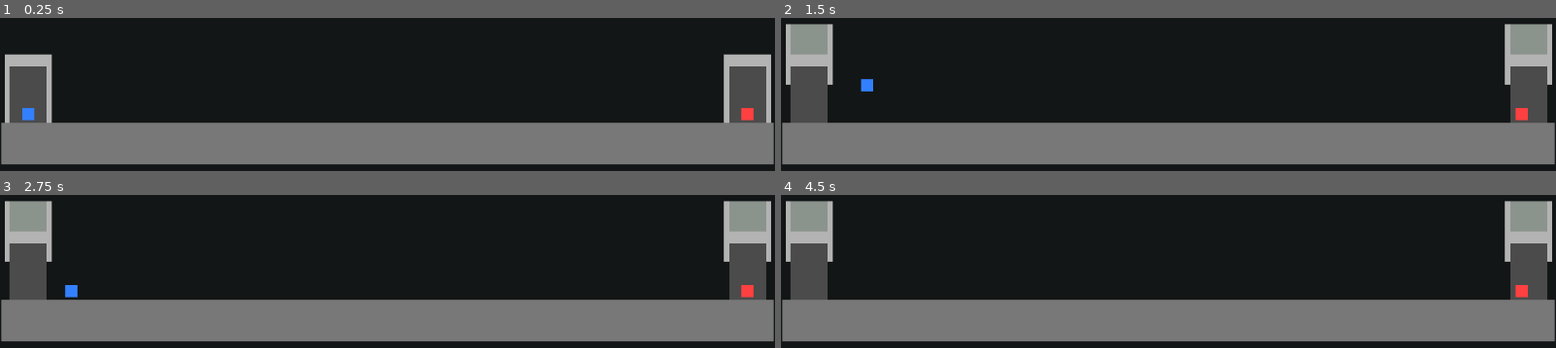
Above: before the commit, frames 1-4 (two rows, left to right).
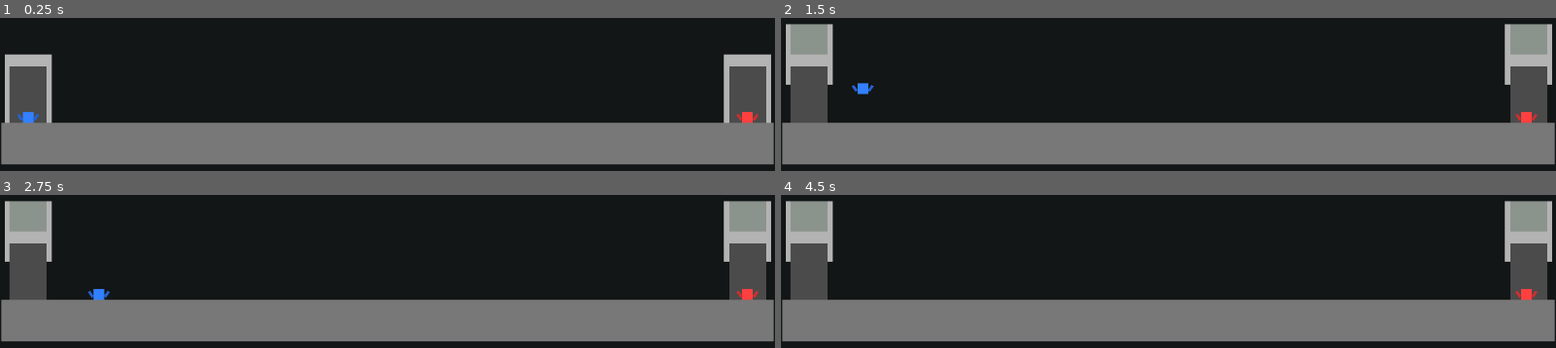
Above: after the commit, the same moments.

Repository: NikS-afk47/Team-Beta-Final-Game
Game: Godot game, scene res://main.tscn
Same seed, same stepped clock (60 frames per second), same inputs: the game is played once before the commit and once after it.
Inputs:
- Up to frame 1 (0.25 s): no input
- Up to frame 2 (1.5 s): tap Enter (ui_accept) at 0.5, 0.6 s; hold D (p1_right) from 0.53 s (still down); tap W (p1_jump) at 0.77 s; tap Left (p2_left) at 1.35 s
- Up to frame 3 (2.75 s): tap W (p1_jump) at 1.52 s; tap Enter (ui_accept) at 1.55, 2.3 s; release D (p1_right) at 2.03 s; hold A (p1_left) from 2.03 s (still down); tap Right (p2_right) at 2.1 s
- Up to frame 4 (4.5 s): tap Enter (ui_accept) at 2.85, 3.6, 4.25 s; tap W (p1_jump) at 3.02, 3.77 s; release A (p1_left) at 4.28 s; hold D (p1_right) from 4.28 s (still down); tap Left (p2_left) at 4.35 s

The runs differ from the first frame. In frame 1, 0.3% of the frame differs, in the area x 2-98%, y 58-69%; in frame 2, 0.3%; in frame 3, 0.4%, in the area x 8-98%, y 58-69%; in frame 4, 0.2%.

Commit message:
update, player, room
updated Room area, with room template
main scene better showing
player with arms lol
array for rooms

Diff:
--- a/stick-fight-game/character_body_2d.gd
+++ /dev/null
@@ -1,25 +0,0 @@
-extends CharacterBody2D
-
-
-const SPEED = 300.0
-const JUMP_VELOCITY = -400.0
-
-
-func _physics_process(delta: float) -> void:
-	# Add the gravity.
-	if not is_on_floor():
-		velocity += get_gravity() * delta
-
-	# Handle jump.
-	if Input.is_action_just_pressed("ui_accept") and is_on_floor():
-		velocity.y = JUMP_VELOCITY
-
-	# Get the input direction and handle the movement/deceleration.
-	# As good practice, you should replace UI actions with custom gameplay actions.
-	var direction := Input.get_axis("ui_left", "ui_right")
-	if direction:
-		velocity.x = direction * SPEED
-	else:
-		velocity.x = move_toward(velocity.x, 0, SPEED)
-
-	move_and_slide()
--- a/stick-fight-game/game_manager.gd
+++ b/stick-fight-game/game_manager.gd
@@ -4,6 +4,11 @@
 @onready var right_elevator = $"../RightElevator"
 @onready var player1 = $"../Player1"
 @onready var player2 = $"../Player2"
+@onready var room_holder = $"../RoomHolder"
+
+@export var room_scenes: Array[PackedScene]
+
+var current_room: Node = null
 
 var round_over: bool = false
 var match_over: bool = false
@@ -16,6 +21,7 @@
 @export var round_end_delay: float = 1.0
 
 func _ready() -> void:
+	randomize()
 	start_round()
 
 func start_round() -> void:
@@ -23,6 +29,8 @@
 		return
 
 	round_over = false
+
+	load_random_room()
 
 	player1.global_position = left_elevator.get_spawn_position()
 	player2.global_position = right_elevator.get_spawn_position()
@@ -43,6 +51,19 @@
 
 	print("Round start")
 	print("Score: P1 ", p1_score, " - P2 ", p2_score)
+
+func load_random_room() -> void:
+	if current_room != null:
+		current_room.queue_free()
+		current_room = null
+
+	if room_scenes.is_empty():
+		push_error("No room scenes assigned in GameManager")
+		return
+
+	var room_index = randi() % room_scenes.size()
+	current_room = room_scenes[room_index].instantiate()
+	room_holder.add_child(current_room)
 
 func on_player_died(dead_player: Node) -> void:
 	if round_over or match_over:
--- a/stick-fight-game/main.tscn
+++ b/stick-fight-game/main.tscn
@@ -2,16 +2,16 @@
 
 [ext_resource type="Script" uid="uid://gkgqamk6fnn0" path="res://game_manager.gd" id="1_0xm2m"]
 [ext_resource type="PackedScene" uid="uid://ce87v2sftmdvw" path="res://LeftElevator.tscn" id="1_1bvp3"]
+[ext_resource type="PackedScene" uid="uid://bco25mnfxhls1" path="res://room_template.tscn" id="2_7mycd"]
 [ext_resource type="PackedScene" uid="uid://c4uytotyq6nrn" path="res://RightElevator.tscn" id="2_lquwl"]
 [ext_resource type="PackedScene" uid="uid://i7sjlldxcxl5" path="res://player.tscn" id="3_h2yge"]
 [ext_resource type="Script" uid="uid://b1om0nyms8c7g" path="res://void_zone.gd" id="5_lquwl"]
 
-[sub_resource type="RectangleShape2D" id="RectangleShape2D_0xm2m"]
-size = Vector2(2301, 77)
+[sub_resource type="RectangleShape2D" id="RectangleShape2D_lquwl"]
+size = Vector2(20, 10.780548)
 
-[sub_resource type="CanvasTexture" id="CanvasTexture_1bvp3"]
-
-[sub_resource type="RectangleShape2D" id="RectangleShape2D_lquwl"]
+[sub_resource type="RectangleShape2D" id="RectangleShape2D_7mycd"]
+size = Vector2(40.731216, 34.4)
 
 [node name="Main" type="Node2D"]
 
@@ -30,6 +30,7 @@
 
 [node name="GameManager" type="Node" parent="."]
 script = ExtResource("1_0xm2m")
+room_scenes = Array[PackedScene]([ExtResource("2_7mycd")])
 wins_needed = 7
 
 [node name="LeftElevator" parent="." instance=ExtResource("1_1bvp3")]
@@ -38,12 +39,15 @@
 [node name="RightElevator" parent="." instance=ExtResource("2_lquwl")]
 position = Vector2(1644, 500)
 
+[node name="RoomHolder" type="Node2D" parent="."]
+
 [node name="Camera2D" type="Camera2D" parent="."]
 position = Vector2(573, 497)
 zoom = Vector2(0.5, 0.5)
 
 [node name="Player1" parent="." instance=ExtResource("3_h2yge")]
 position = Vector2(91, 503)
+player_id = 1
 move_speed = 300.0
 jump_force = -400.0
 gravity = 800.0
@@ -57,23 +61,21 @@
 gravity = 800.0
 max_fall_speed = 1200.0
 
-[node name="Floor" type="StaticBody2D" parent="."]
-modulate = Color(0.47007608, 0.4700758, 0.47007567, 1)
-top_level = true
-
-[node name="CollisionShape2D" type="CollisionShape2D" parent="Floor"]
-position = Vector2(571.5, 621.5)
-shape = SubResource("RectangleShape2D_0xm2m")
-
-[node name="Sprite2D" type="Sprite2D" parent="Floor"]
-position = Vector2(573.0699, 645)
-scale = Vector2(2294.14, 122.74178)
-texture = SubResource("CanvasTexture_1bvp3")
-
 [node name="VoidZone" type="Area2D" parent="."]
 position = Vector2(592, 1073)
 scale = Vector2(121.70353, 19.217232)
 script = ExtResource("5_lquwl")
 
 [node name="CollisionShape2D" type="CollisionShape2D" parent="VoidZone"]
+position = Vector2(0, 4.52719)
 shape = SubResource("RectangleShape2D_lquwl")
+debug_color = Color(0.60702735, 0, 0.13382712, 0.41960785)
+
+[node name="GuideArea" type="Area2D" parent="."]
+metadata/_edit_lock_ = true
+
+[node name="CollisionShape2D" type="CollisionShape2D" parent="GuideArea"]
+position = Vector2(575.7031, 434.5)
+scale = Vector2(49.018764, 33.866276)
+shape = SubResource("RectangleShape2D_7mycd")
+debug_color = Color(0.5000816, 0.42878503, 1, 0.41960785)
--- a/stick-fight-game/player.gd
+++ b/stick-fight-game/player.gd
@@ -2,20 +2,31 @@
 
 @export var player_id: int = 1
 
-@export var move_speed: float = 250.0
-@export var jump_force: float = -450.0
-@export var gravity: float = 1000.0
-@export var max_fall_speed: float = 900.0
+@export var move_speed: float = 320.0
+@export var acceleration: float = 1800.0
+@export var friction: float = 2200.0
+@export var jump_force: float = -500.0
+@export var gravity: float = 1200.0
+@export var max_fall_speed: float = 950.0
 
-@onready var body = get_node_or_null("Body")
+@onready var visuals = get_node_or_null("Visuals")
+@onready var body = get_node_or_null("Visuals/Body")
+@onready var left_arm_pivot = get_node_or_null("Visuals/LeftArmPivot")
+@onready var right_arm_pivot = get_node_or_null("Visuals/RightArmPivot")
+@onready var left_arm = get_node_or_null("Visuals/LeftArmPivot/LeftArm")
+@onready var right_arm = get_node_or_null("Visuals/RightArmPivot/RightArm")
+
+var facing: int = 1
 
 func _ready() -> void:
 	setup_player_color()
+	set_arm_pose()
 
 func _physics_process(delta: float) -> void:
 	apply_gravity(delta)
-	handle_movement()
+	handle_movement(delta)
 	handle_jump()
+	update_facing()
 	move_and_slide()
 
 func apply_gravity(delta: float) -> void:
@@ -25,12 +36,16 @@
 	if velocity.y > max_fall_speed:
 		velocity.y = max_fall_speed
 
-func handle_movement() -> void:
+func handle_movement(delta: float) -> void:
 	var left_action := "p1_left" if player_id == 1 else "p2_left"
 	var right_action := "p1_right" if player_id == 1 else "p2_right"
 
-	var dir = Input.get_axis(left_action, right_action)
-	velocity.x = dir * move_speed
+	var dir := Input.get_axis(left_action, right_action)
+
+	if dir != 0:
+		velocity.x = move_toward(velocity.x, dir * move_speed, acceleration * delta)
+	else:
+		velocity.x = move_toward(velocity.x, 0.0, friction * delta)
 
 func handle_jump() -> void:
 	var jump_action := "p1_jump" if player_id == 1 else "p2_jump"
@@ -38,18 +53,47 @@
 	if Input.is_action_just_pressed(jump_action) and is_on_floor():
 		velocity.y = jump_force
 
+func update_facing() -> void:
+	if velocity.x > 5.0:
+		facing = 1
+	elif velocity.x < -5.0:
+		facing = -1
+
+	if visuals != null:
+		visuals.scale.x = facing
+
 func setup_player_color() -> void:
 	if body == null:
 		push_error("Body missing on " + name)
 		return
 
+	var main_color: Color
+	var arm_color: Color
+
 	if player_id == 1:
-		body.color = Color(0.2, 0.5, 1.0, 1.0)
+		main_color = Color(0.2, 0.5, 1.0, 1.0)
+		arm_color = Color(0.15, 0.38, 0.82, 1.0)
 	else:
-		body.color = Color(1.0, 0.25, 0.25, 1.0)
+		main_color = Color(1.0, 0.25, 0.25, 1.0)
+		arm_color = Color(0.82, 0.18, 0.18, 1.0)
+
+	body.color = main_color
+
+	if left_arm != null:
+		left_arm.color = arm_color
+	if right_arm != null:
+		right_arm.color = arm_color
+
+func set_arm_pose() -> void:
+	if left_arm_pivot != null:
+		left_arm_pivot.rotation = deg_to_rad(-35.0)
+
+	if right_arm_pivot != null:
+		right_arm_pivot.rotation = deg_to_rad(35.0)
 
 func reset_for_round() -> void:
 	velocity = Vector2.ZERO
+	set_arm_pose()
 
 func die() -> void:
 	var gm = get_parent().get_node_or_null("GameManager")
--- a/stick-fight-game/player.tscn
+++ b/stick-fight-game/player.tscn
@@ -2,18 +2,38 @@
 
 [ext_resource type="Script" uid="uid://cghp85bpios5t" path="res://player.gd" id="1_4flbx"]
 
-[sub_resource type="CircleShape2D" id="CircleShape2D_onrkg"]
-radius = 25.0
+[sub_resource type="RectangleShape2D" id="RectangleShape2D_4flbx"]
+size = Vector2(32, 32)
 
 [node name="Player" type="CharacterBody2D"]
 script = ExtResource("1_4flbx")
+move_speed = 250.0
+jump_force = -450.0
+gravity = 1000.0
 
 [node name="CollisionShape2D" type="CollisionShape2D" parent="."]
-shape = SubResource("CircleShape2D_onrkg")
+shape = SubResource("RectangleShape2D_4flbx")
 
-[node name="Body" type="ColorRect" parent="."]
-offset_left = -18.0
-offset_top = -18.0
-offset_right = 22.0
-offset_bottom = 22.0
-scale = Vector2(0.9, 0.9)
+[node name="Visuals" type="Node2D" parent="."]
+
+[node name="Body" type="ColorRect" parent="Visuals"]
+offset_left = -16.0
+offset_top = -16.0
+offset_right = 16.0
+offset_bottom = 16.0
+
+[node name="LeftArmPivot" type="Node2D" parent="Visuals"]
+position = Vector2(-30, -9)
+
+[node name="LeftArm" type="ColorRect" parent="Visuals/LeftArmPivot"]
+offset_left = -4.0
+offset_right = 4.0
+offset_bottom = 20.0
+
+[node name="RightArmPivot" type="Node2D" parent="Visuals"]
+position = Vector2(29, -9)
+
+[node name="RightArm" type="ColorRect" parent="Visuals/RightArmPivot"]
+offset_left = -4.0
+offset_right = 4.0
+offset_bottom = 20.0
--- /dev/null
+++ b/stick-fight-game/room_template.tscn
@@ -0,0 +1,40 @@
+[gd_scene load_steps=4 format=3 uid="uid://bco25mnfxhls1"]
+
+[sub_resource type="RectangleShape2D" id="RectangleShape2D_724v5"]
+size = Vector2(40.731216, 34.4)
+
+[sub_resource type="RectangleShape2D" id="RectangleShape2D_smsha"]
+size = Vector2(2301, 77)
+
+[sub_resource type="CanvasTexture" id="CanvasTexture_457cn"]
+
+[node name="RoomTemplate" type="Node2D"]
+
+[node name="GuideArea" type="Area2D" parent="."]
+metadata/_edit_lock_ = true
+
+[node name="CollisionShape2D" type="CollisionShape2D" parent="GuideArea"]
+position = Vector2(575.7031, 434.5)
+scale = Vector2(49.018764, 33.866276)
+shape = SubResource("RectangleShape2D_724v5")
+
+[node name="Platforms" type="Node2D" parent="."]
+
+[node name="Floor" type="StaticBody2D" parent="Platforms"]
+modulate = Color(0.47007608, 0.4700758, 0.47007567, 1)
+top_level = true
+
+[node name="CollisionShape2D" type="CollisionShape2D" parent="Platforms/Floor"]
+position = Vector2(571.5, 621.5)
+shape = SubResource("RectangleShape2D_smsha")
+
+[node name="Sprite2D" type="Sprite2D" parent="Platforms/Floor"]
+position = Vector2(573.0699, 645)
+scale = Vector2(2294.14, 122.74178)
+texture = SubResource("CanvasTexture_457cn")
+
+[node name="Decorations" type="Node2D" parent="."]
+
+[node name="Hazards" type="Node2D" parent="."]
+
+[node name="ItemSpawns" type="Node2D" parent="."]
Not shown, removed: stick-fight-game/character_body_2d.gd.uid
